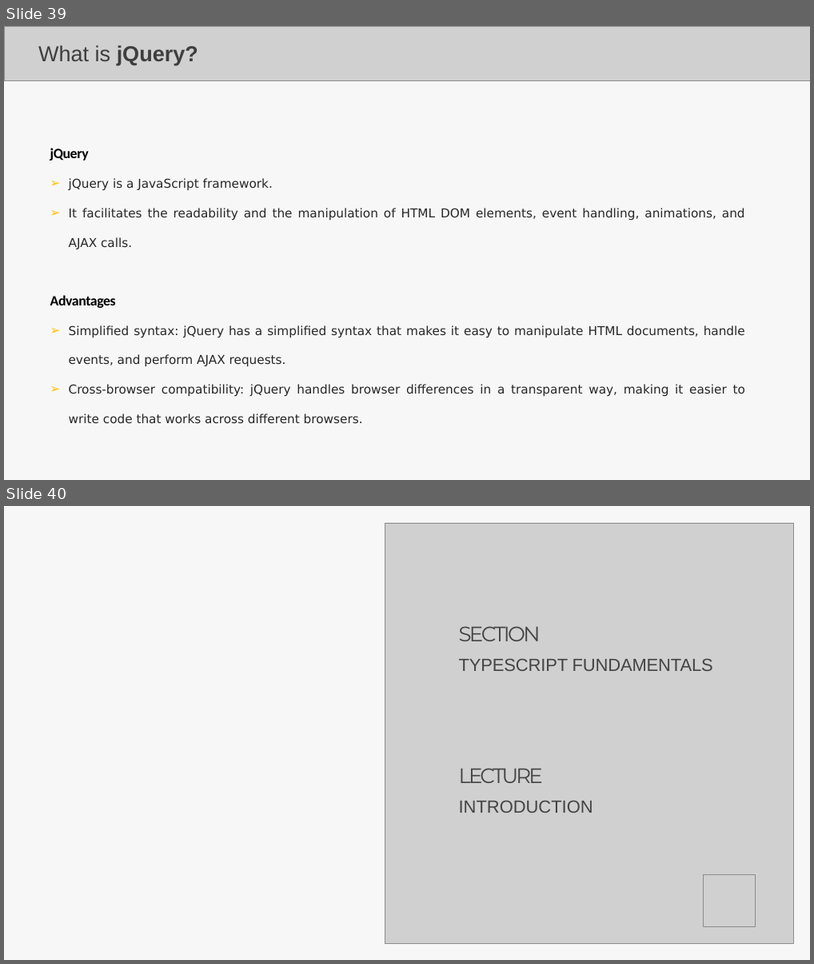
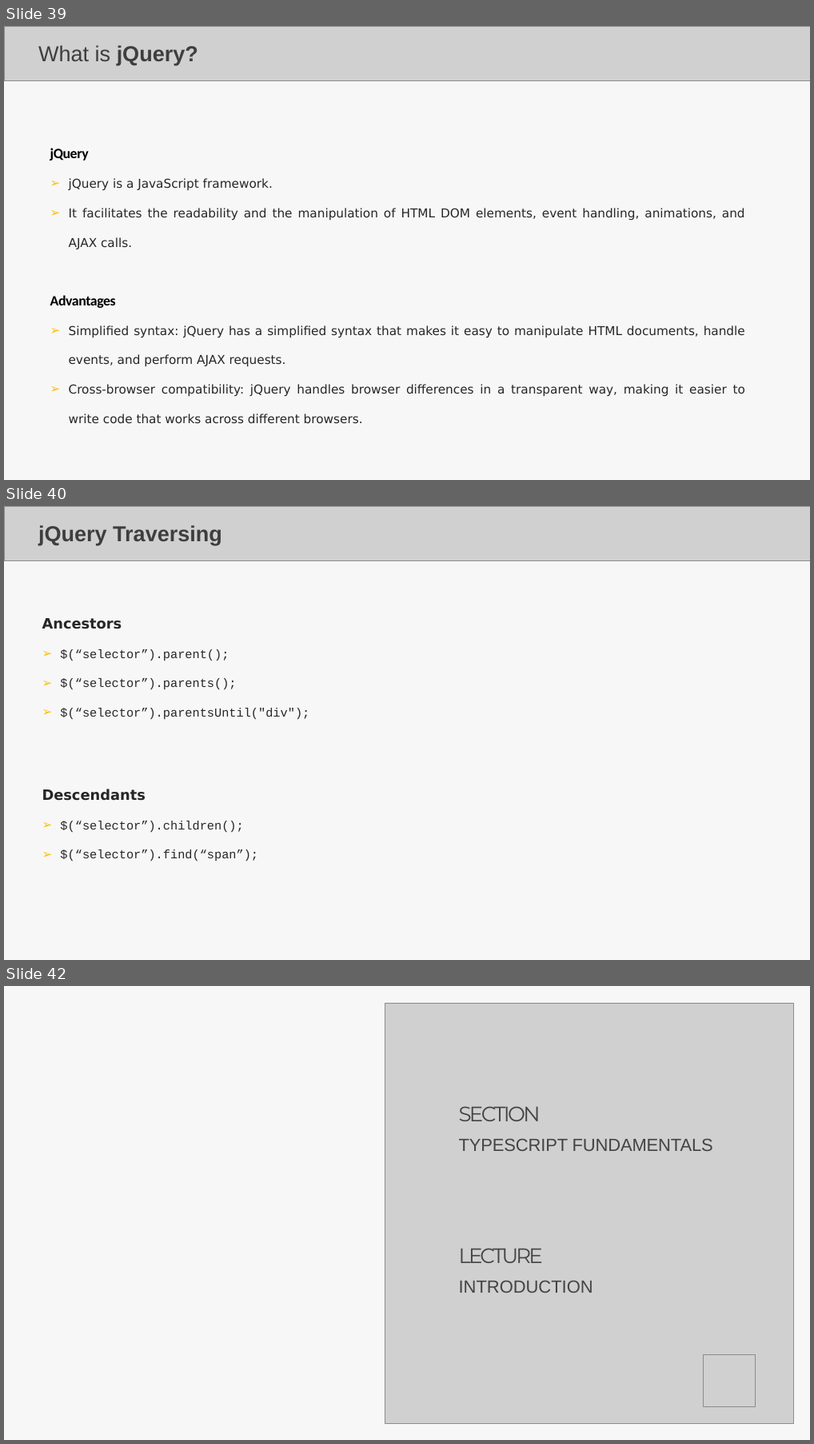
Before and after one commit to Aravindanchellam/UI-UX-Resources, a slide deck: Lecture_JS_TS.pptx. Shown one above the other, each under a label of ours: slides 39 and 40 before the commit, slides 39, 40 and 42 after it; the slides between them are not shown. The pictures are 814x964 and 814x1444 pixels, drawn with LibreOffice and Linux fonts; fonts in the diff are those of the drawing; grey boxes stand for pictures. Boxes give left, top, right and bottom in pixels: in the first picture for what was removed or moved away, otherwise in the second. Text is boxed around its words. In the diff, an @@ line names an element or a change of style, - is before the commit and + after.

```diff
--- a/Lecture_JS_TS.pptx
+++ b/Lecture_JS_TS.pptx
@@ slide 40 added at (4,506,810,960), background #FFFFFF; not listed: 1 template element that a slide beside it also shows @@
@@ picture added at (4,506,810,560) @@
@@ title added at (38,525,222,545), 42.5 pt, text #3E3E3E, bold @@
+jQuery Traversing
@@ text added at (42,618,310,719), 24 pt, text #262626 @@
+  Ancestors
+  ➢ $(“selector”).parent();
+  ➢ $(“selector”).parents();
+  ➢ $(“selector”).parentsUntil("div");
@@ text added at (42,788,258,860), 24 pt, text #262626 @@
+  Descendants
+  ➢ $(“selector”).children();
+  ➢ $(“selector”).find(“span”);
@@ what was slide 40 is now slide 42 @@
```
Also in this commit, not shown: 1 slide changed, 5 other slides added.
